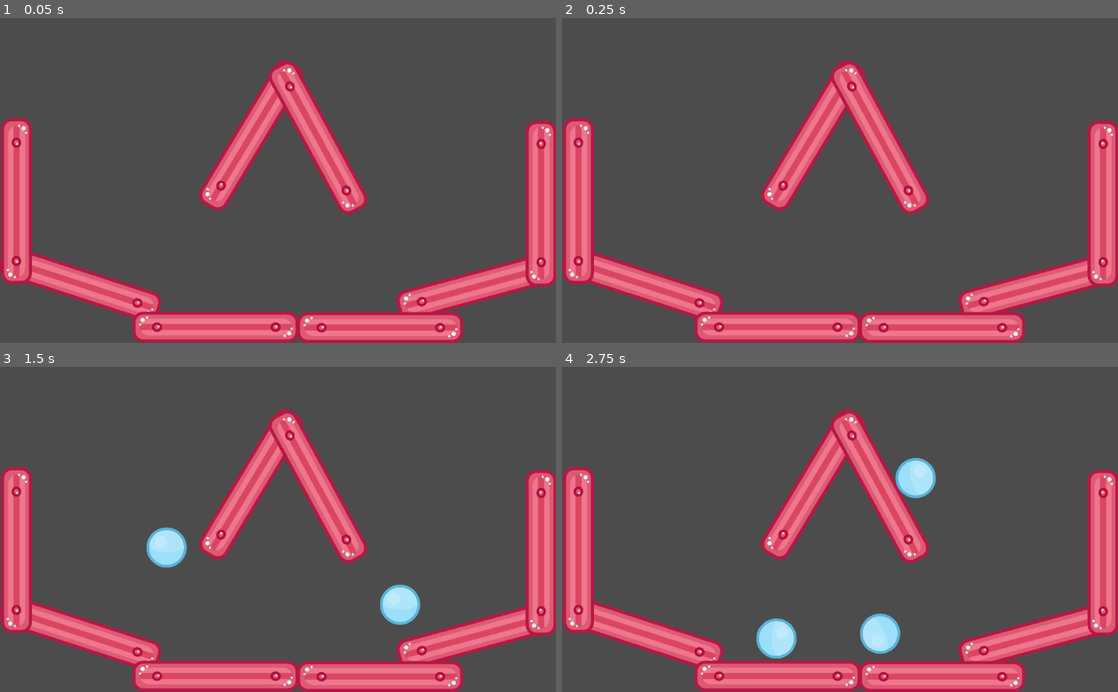
Above: before the commit, frames 1-4 (two rows, left to right).
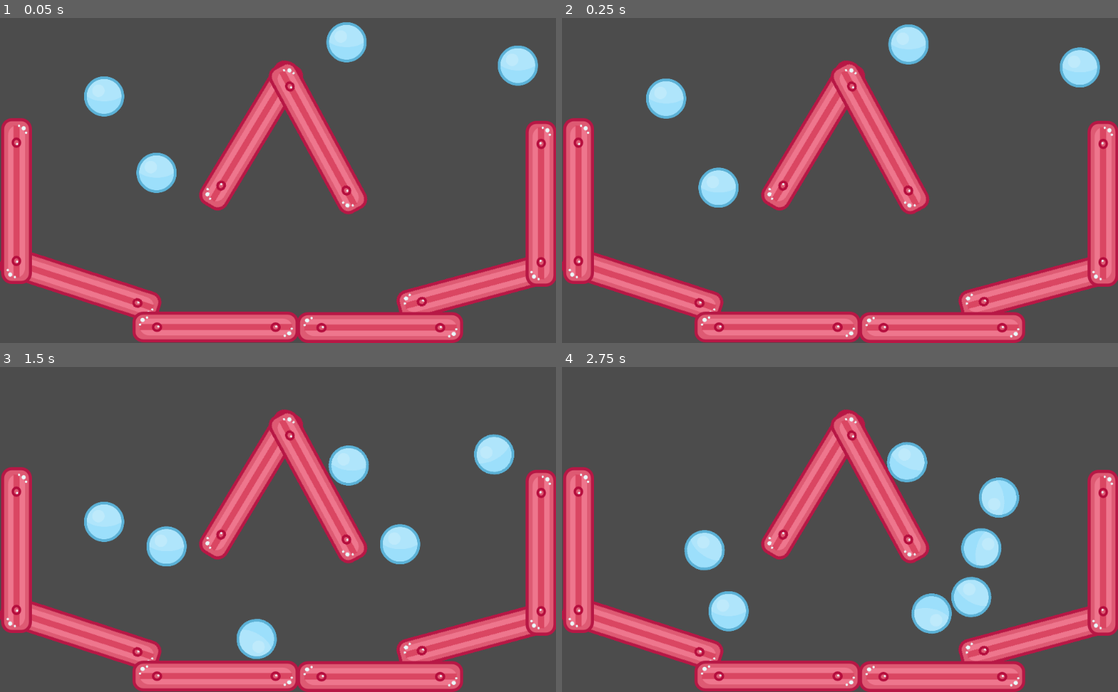
Above: after the commit, the same moments.

Repository: AbhinavRobinson/Godot-Tut-1
Game: Godot game, scene res://Main.tscn
Same seed, same stepped clock (60 frames per second), same inputs: the game is played once before the commit and once after it.
Inputs (mouse positions are in pixels of both pictures, inside the frame that each line leads up to):
- Up to frame 1 (0.05 s): no input
- Up to frame 2 (0.25 s): no input
- Up to frame 3 (1.5 s): move the mouse to (400, 513) at 0.52 s; press the mouse at (400, 513) at 0.53 s; move the mouse to (166, 545) at 1.27 s; release the mouse at (166, 545) at 1.28 s; click (166, 545) at 1.35 s
- Up to frame 4 (2.75 s): move the mouse to (895, 458) at 2.02 s; press the mouse at (895, 458) at 2.03 s

The runs differ from the first frame. In frame 1, 2.9% of the frame differs, in the area x 15-97%, y 1-54%; in frame 2, 2.9%; in frame 3, 4.4%; in frame 4, 6.7%, in the area x 22-83%, y 23-90%.

Commit message:
(feat): scenes and instances

Diff:
--- a/instancing/Ball.tscn
+++ b/instancing/Ball.tscn
@@ -3,13 +3,14 @@
 [ext_resource path="res://assets/ballBlue_10.png" type="Texture" id=1]
 
 [sub_resource type="PhysicsMaterial" id=1]
+bounce = 1.0
 
 [sub_resource type="CircleShape2D" id=2]
 radius = 37.1452
 
 [node name="Ball" type="RigidBody2D"]
 physics_material_override = SubResource( 1 )
-gravity_scale = 4.0
+gravity_scale = 1.36
 __meta__ = {
 "_edit_group_": true
 }
--- a/instancing/Main.tscn
+++ b/instancing/Main.tscn
@@ -39,7 +39,6 @@
 [node name="WallContainer" type="Node" parent="."]
 
 [node name="Wall2" type="StaticBody2D" parent="WallContainer"]
-editor/display_folded = true
 position = Vector2( 880.952, 495.157 )
 rotation = -0.264907
 physics_material_override = SubResource( 1 )
@@ -55,7 +54,6 @@
 shape = SubResource( 2 )
 
 [node name="Wall7" type="StaticBody2D" parent="WallContainer"]
-editor/display_folded = true
 position = Vector2( 462.444, 216.865 )
 rotation = -1.02983
 physics_material_override = SubResource( 3 )
@@ -71,7 +69,6 @@
 shape = SubResource( 2 )
 
 [node name="Wall8" type="StaticBody2D" parent="WallContainer"]
-editor/display_folded = true
 position = Vector2( 585.534, 221.147 )
 rotation = 1.07416
 physics_material_override = SubResource( 4 )
@@ -87,7 +84,6 @@
 shape = SubResource( 2 )
 
 [node name="Wall4" type="StaticBody2D" parent="WallContainer"]
-editor/display_folded = true
 position = Vector2( 996.874, 342.897 )
 rotation = -1.5708
 physics_material_override = SubResource( 5 )
@@ -103,7 +99,6 @@
 shape = SubResource( 2 )
 
 [node name="Wall1" type="StaticBody2D" parent="WallContainer"]
-editor/display_folded = true
 position = Vector2( 148.047, 491.522 )
 rotation = 0.315662
 physics_material_override = SubResource( 6 )
@@ -119,7 +114,6 @@
 shape = SubResource( 2 )
 
 [node name="Wall5" type="StaticBody2D" parent="WallContainer"]
-editor/display_folded = true
 position = Vector2( 30.2087, 337.685 )
 rotation = 1.5708
 physics_material_override = SubResource( 7 )
@@ -135,7 +129,6 @@
 shape = SubResource( 2 )
 
 [node name="Wall3" type="StaticBody2D" parent="WallContainer"]
-editor/display_folded = true
 position = Vector2( 397.133, 570.384 )
 physics_material_override = SubResource( 8 )
 __meta__ = {
@@ -150,7 +143,6 @@
 shape = SubResource( 2 )
 
 [node name="Wall6" type="StaticBody2D" parent="WallContainer"]
-editor/display_folded = true
 position = Vector2( 699.667, 571.226 )
 physics_material_override = SubResource( 9 )
 __meta__ = {
@@ -163,3 +155,16 @@
 [node name="CollisionShape2D" type="CollisionShape2D" parent="WallContainer/Wall6"]
 rotation = 1.5708
 shape = SubResource( 2 )
+
+[node name="Ball" parent="WallContainer" instance=ExtResource( 2 )]
+position = Vector2( 191.679, 144.661 )
+
+[node name="Ball4" parent="WallContainer" instance=ExtResource( 2 )]
+position = Vector2( 288.21, 284.969 )
+gravity_scale = 10.0
+
+[node name="Ball2" parent="WallContainer" instance=ExtResource( 2 )]
+position = Vector2( 638.091, 44.8512 )
+
+[node name="Ball3" parent="WallContainer" instance=ExtResource( 2 )]
+position = Vector2( 953.503, 87.5047 )
